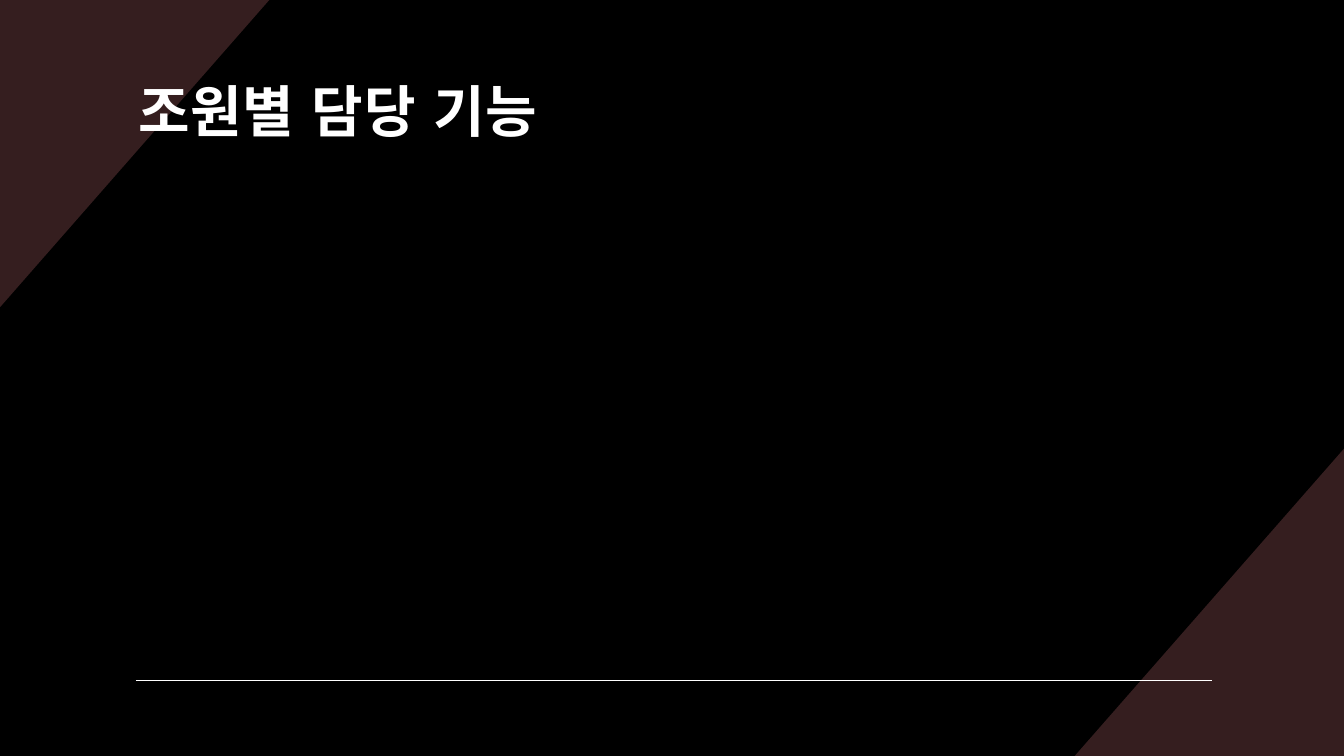
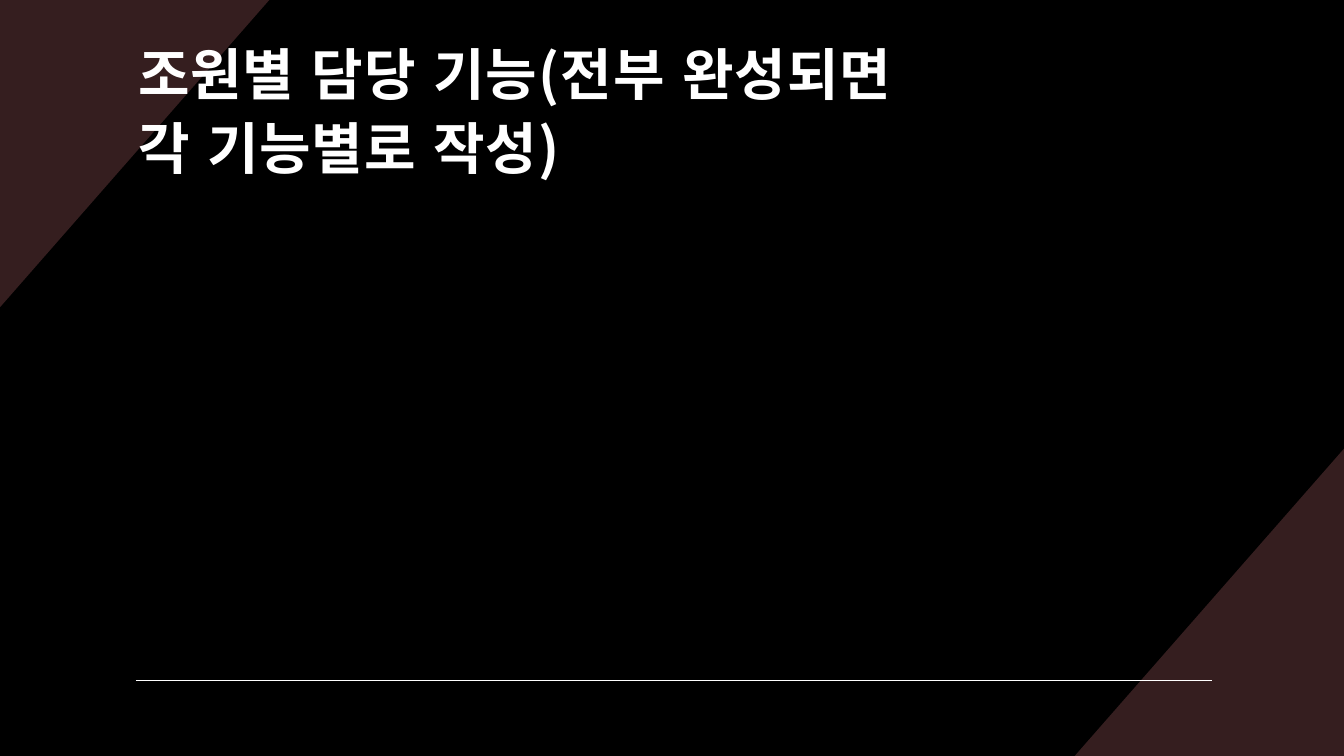
Before and after one commit to sjml2002/oss_kwboj_6, a slide deck: slide 6 of 발표.pptx. Drawn at 1344x756 pixels with LibreOffice and Linux fonts; fonts in the diff are those of the drawing. Boxes give left, top, right and bottom in pixels: in the first picture for what was removed or moved away, otherwise in the second. Text is boxed around its words. In the diff, an @@ line names an element or a change of style, - is before the commit and + after.

```diff
--- a/발표.pptx
+++ b/발표.pptx
@@ title at <box>138,39,891,180</box>: text changed @@
-조원별 담당 기능
+조원별 담당 기능(전부 완성되면
+각 기능별로 작성)
```
Also in this commit, not shown: 6 slides added, 1 slide removed.
